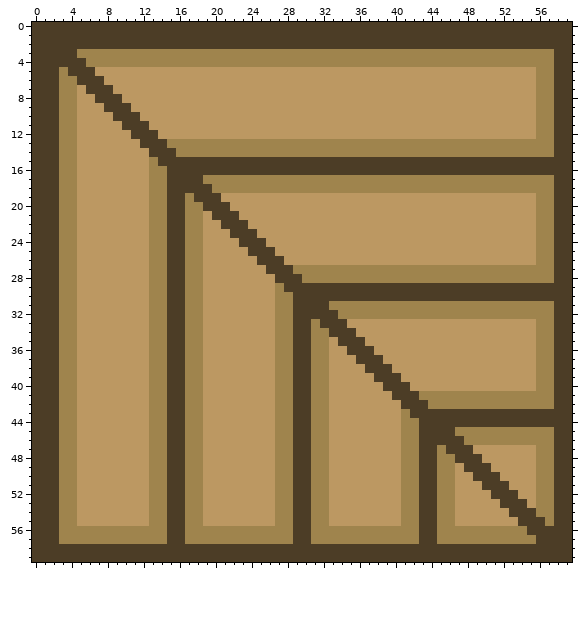
Two versions of one pixel-art sprite, DeGame/DeGame/Content/Sprites/Tiles/WoodenWall3.png. Above, as it was before the edit.
The file is 60x60 pixels.
The result:
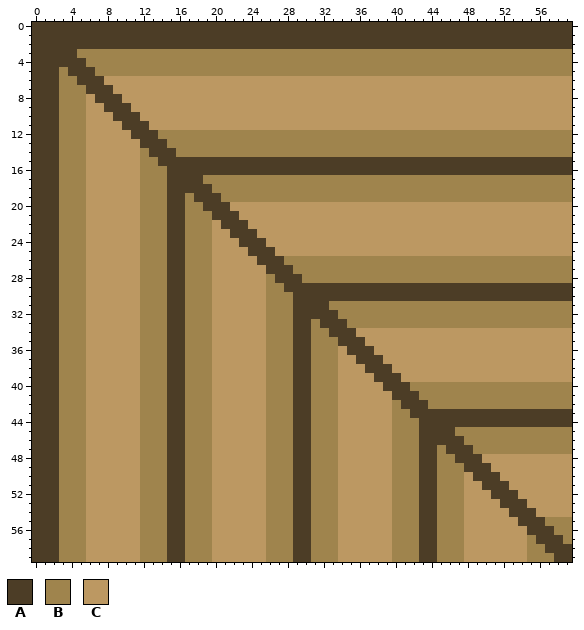
Palette (. is transparent): A #4c3d26  B #9f844d  C #bc9862
Diff:
Colour A gives way to colour B in rows 3 to 5 at x 58 to 59; in rows 12 to 14 at x 58 to 59; in rows 17 to 19 at x 58 to 59; in rows 26 to 28 at x 58 to 59; in rows 31 to 33 at x 58 to 59; in rows 40 to 42 at x 58 to 59.
Colour A gives way to colour B in rows 45 to 47 at x 58 to 59; in rows 55 to 56 at x 58 to 59; in row 57 at x 59; in row 58 at x 3 to 5, 12 to 14, 17 to 19, 26 to 28, 31 to 33, 40 to 42, 45 to 47 and 55 to 56; in row 59 at x 3 to 5, 12 to 14, 17 to 19, 26 to 28, 31 to 33, 40 to 42, 45 to 47 and 55 to 57.
Colour C gives way to colour B in row 5 at x 7 to 55; in rows 7 to 11 at x 5; in row 12 at x 5 and 14 to 55; in row 13 at x 5; in rows 14 to 18 at x 5 and 12; in row 19 at x 5, 12 and 21 to 55.
Colour C gives way to colour B in row 20 at x 5 and 12; in rows 21 to 25 at x 5, 12 and 19; in row 26 at x 5, 12, 19 and 28 to 55; in row 27 at x 5, 12 and 19; in rows 28 to 32 at x 5, 12, 19 and 26; in row 33 at x 5, 12, 19, 26 and 35 to 55.
Colour C gives way to colour B in row 34 at x 5, 12, 19 and 26; in rows 35 to 39 at x 5, 12, 19, 26 and 33; in row 40 at x 5, 12, 19, 26, 33 and 42 to 55; in row 41 at x 5, 12, 19, 26 and 33; in rows 42 to 46 at x 5, 12, 19, 26, 33 and 40; in row 47 at x 5, 12, 19, 26, 33, 40 and 49 to 55.
Colour C gives way to colour B in row 48 at x 5, 12, 19, 26, 33 and 40; in rows 49 to 55 at x 5, 12, 19, 26, 33, 40 and 47.
Colour A gives way to colour C in rows 6 to 11 at x 58 to 59; in rows 20 to 25 at x 58 to 59; in rows 34 to 39 at x 58 to 59; in rows 48 to 54 at x 58 to 59; in rows 58 to 59 at x 6 to 11, 20 to 25, 34 to 39 and 48 to 54.
Colour B gives way to colour C in rows 6 to 11 at x 56 to 57; in rows 20 to 25 at x 56 to 57; in rows 34 to 39 at x 56 to 57; in rows 48 to 54 at x 56 to 57; in rows 56 to 57 at x 6 to 11, 20 to 25, 34 to 39 and 48 to 54.
Boxes around the changes in both pictures, in picture pixels (x1, y1, x2, y2):
changed: (59, 49, 572, 562)
